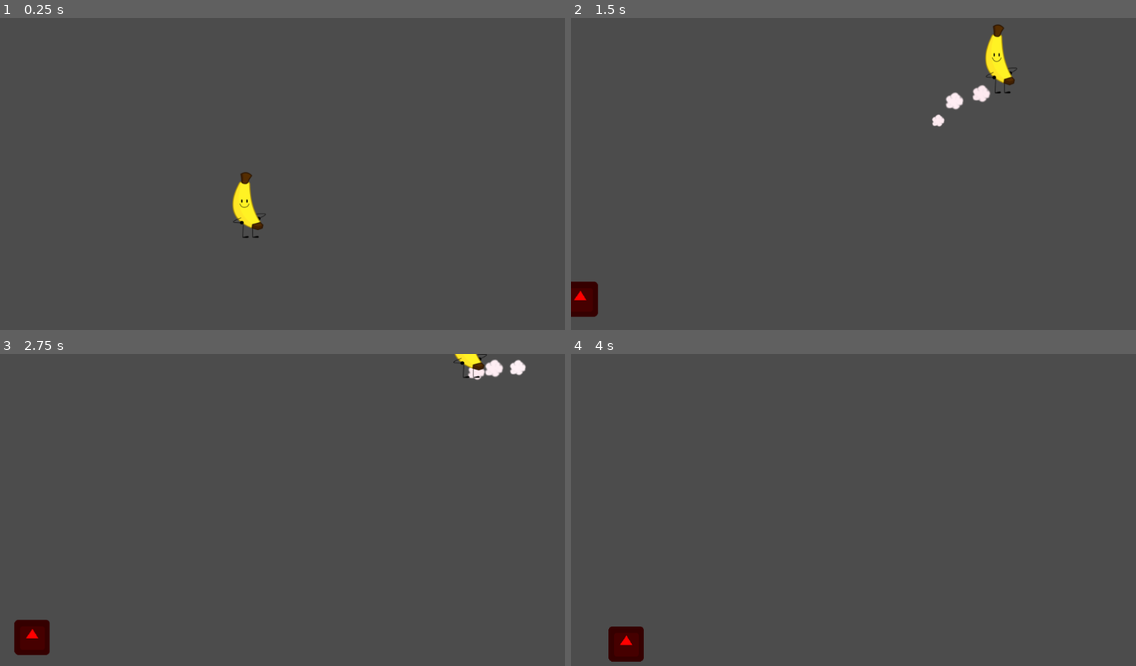
Above: before the commit, frames 1-4 (two rows, left to right).
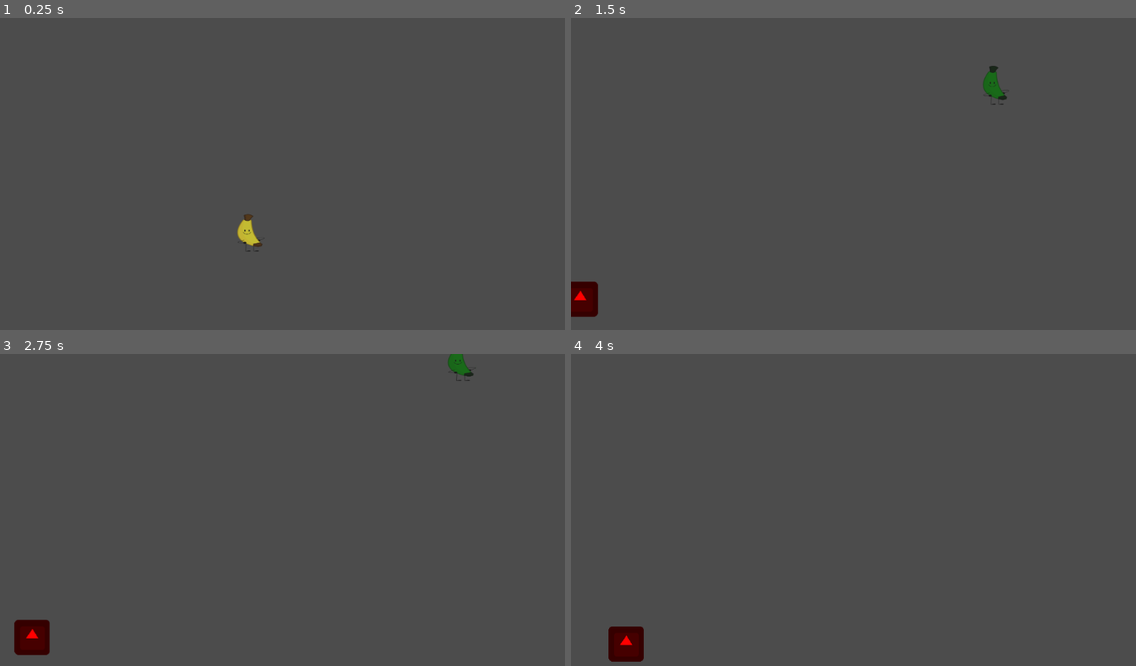
Above: after the commit, the same moments.

Repository: patan3/banana
Game: Godot game, scene res://Template1_2dCharacter/src/Playground_pierre.tscn
Two runs of this game, one before a commit and one after it. Both use one fixed random seed, a clock stepped at 60 frames per second and the inputs below. The project has no main scene, so this scene is started directly. The engine's default icon, where the game draws it, is replaced by a stand-in: a white triangle on a blue panel in a dark square.
Inputs (mouse positions are in pixels of both pictures, inside the frame that each line leads up to):
- Up to frame 1 (0.25 s): no input
- Up to frame 2 (1.5 s): move the mouse to (977, 167) at 0.52 s; hold W (up) 0.53-1.28 s; hold D (right) from 0.53 s (still down); move the mouse to (740, 198) at 1.27 s; tap Space (slide) at 1.35 s
- Up to frame 3 (2.75 s): tap W (up) at 1.52, 1.55, 1.82 s; move the mouse to (339, 447) at 2.02 s; release D (right) at 2.03 s; hold A (left) from 2.03 s (still down); hold W (up) from 2.03 s (still down)
- Up to frame 4 (4 s): move the mouse to (825, 584) at 2.77 s; release A (left) at 2.78 s; release W (up) at 2.78 s; hold D (right) from 2.78 s (still down); tap Space (slide) at 2.85 s; tap W (up) at 3.02, 3.05, 3.32 s; move the mouse to (1023, 569) at 3.52 s; hold W (up) from 3.53 s (still down)

The runs differ from the first frame. In frame 1, 0.8% of the frame differs, in the area x 41-47%, y 49-75%; in frame 2, 1.1%, in the area x 63-79%, y 2-35%; in frame 3, 0.7%; in frame 4, nothing differs.
Error before the commit: Parse Error: The identifier "enemy_collected" isn't declared in the current scope. (res://Template1_2dCharacter/src/Player/EnemyDetector.gd:17)

Commit message:
polish fgeel

Diff:
--- a/Template1_2dCharacter/src/Enemy/EnemyManager.gd
+++ b/Template1_2dCharacter/src/Enemy/EnemyManager.gd
@@ -1,15 +1,26 @@
 extends Node2D
 
-export var spawnInterval = 1.0
+export var startSpawnInterval = 1.0
+export var difficultyIncreaseTimer = 5.0
+export var difficultyIncreaseStep = 1.1
+export var minSpawnInterval = 1.0
 
 var enemy = preload("res://Template1_2dCharacter/src/Enemy/Enemy.tscn")
 
 onready var timer = get_node("Timer")
 
+var time_elapsed : float = 0.0
+
 enum SIDE {TOP, RIGHT, LEFT, BOTTOM}
 
+func _physics_process(delta):
+	time_elapsed += delta
+	if time_elapsed > difficultyIncreaseTimer && timer.wait_time > minSpawnInterval:
+		timer.wait_time /= difficultyIncreaseStep
+		time_elapsed = 0.0
+
 func _ready():
-	timer.wait_time = spawnInterval
+	timer.wait_time = startSpawnInterval
 	timer.connect("timeout", self, "spawn")
 
 func generate_position():
--- a/Template1_2dCharacter/src/Player/EnemyDetector.gd
+++ b/Template1_2dCharacter/src/Player/EnemyDetector.gd
@@ -14,7 +14,7 @@
 
 func _on_EnemyDetector_body_entered(body: Node):
 	if body.is_in_group("enemies"):
-		enemy_collected.append(body)
+		collected_enemies.append(body)
 		emit_signal("enemy_collected")
 		body.kill()
 
--- a/Template1_2dCharacter/src/Player/Player.tscn
+++ b/Template1_2dCharacter/src/Player/Player.tscn
@@ -21,10 +21,14 @@
 script = ExtResource( 1 )
 
 [node name="CollisionShape2D" type="CollisionShape2D" parent="."]
-position = Vector2( 0, -20 )
+position = Vector2( 0, -1 )
 shape = SubResource( 1 )
 
 [node name="Skin" parent="." instance=ExtResource( 4 )]
+scale = Vector2( 0.817, 0.566 )
+
+[node name="banana" parent="Skin" index="2"]
+position = Vector2( 4, 38.3845 )
 
 [node name="StateMachine" type="Node" parent="."]
 script = ExtResource( 5 )
@@ -53,7 +57,7 @@
 one_shot = true
 
 [node name="CooldownTimer" type="Timer" parent="StateMachine/Move/Slide"]
-wait_time = 3.0
+wait_time = 1.5
 one_shot = true
 
 [node name="Air" type="Node" parent="StateMachine/Move"]
@@ -74,5 +78,6 @@
 script = ExtResource( 13 )
 
 [node name="EnemyDetector" parent="." instance=ExtResource( 3 )]
+position = Vector2( -1, -1 )
 
 [editable path="Skin"]
--- a/Template1_2dCharacter/src/Player/Skin.gd
+++ b/Template1_2dCharacter/src/Player/Skin.gd
@@ -6,8 +6,8 @@
 
 signal animation_finished(name)
 
+onready var sprite: Sprite = $banana
 onready var anim: AnimationPlayer = $AnimationPlayer
-
 
 
 func _ready() -> void:
--- a/Template1_2dCharacter/src/Player/Skin.tscn
+++ b/Template1_2dCharacter/src/Player/Skin.tscn
@@ -13,7 +13,7 @@
 tracks/0/imported = false
 tracks/0/enabled = true
 tracks/0/keys = {
-"times": PoolRealArray( 0 ),
+"times": PoolRealArray( 0.001 ),
 "transitions": PoolRealArray( 1 ),
 "update": 0,
 "values": [ Vector2( 1, 1 ) ]
@@ -221,6 +221,8 @@
 }
 
 [node name="Skin" type="Position2D"]
+modulate = Color( 1, 1, 1, 0.666667 )
+scale = Vector2( 0.5277, 0.5277 )
 script = ExtResource( 1 )
 
 [node name="AnimationPlayer" type="AnimationPlayer" parent="."]
--- a/Template1_2dCharacter/src/Player/States/Idle.gd
+++ b/Template1_2dCharacter/src/Player/States/Idle.gd
@@ -3,7 +3,6 @@
 
 
 onready var jump_delay: Timer = $JumpDelay
-
 
 func _get_configuration_warning() -> String:
 	return "" if $JumpDelay else "%s requires a Timer child named JumpDelay" % name
--- a/Template1_2dCharacter/src/Player/States/Move.gd
+++ b/Template1_2dCharacter/src/Player/States/Move.gd
@@ -17,18 +17,24 @@
 var friction = friction_default
 var momentum_friction = momentum_friction_default
 
+
 func _ready():
 	owner.get_node("EnemyDetector").connect("enemy_collected", self, "_on_EnemyDetector_enemy_collected")
 	momentum_timer.connect("timeout", self, "_on_MomentumTimer_timeout")
+	cooldown_timer.connect("timeout", self, "_on_CooldownTimer_timeout")
+
 
 func unhandled_input(event: InputEvent) -> void:
 	if event.is_action_pressed("slide") and cooldown_timer.is_stopped():
 		_state_machine.transition_to("Move/Slide")
 		print("Going to slide state")
+	elif !cooldown_timer.is_stopped():
+		owner.skin.sprite.set_modulate(Color(0.0, 0.5, 0.0, 1.0))
 #	if owner.is_on_floor() and event.is_action_pressed("jump"):
 #		_state_machine.transition_to("Move/Air", { impulse = jump_impulse })
 #	if event.is_action_pressed('toggle_debug_move'):
 #		_state_machine.transition_to('Debug')
+
 
 func physics_process(_delta: float) -> void:
 	# Once again, we call `Input.get_action_strength()` to support analog movement.
@@ -64,14 +70,19 @@
 #	$Air.disconnect("jumped", $Idle.jump_delay, "start")
 
 
-
 func _on_EnemyDetector_enemy_collected():
 	friction = momentum_friction
 	momentum_timer.start()
 
 
+
 func _on_MomentumTimer_timeout():
 	friction = friction_default
+
+
+func _on_CooldownTimer_timeout():
+	owner.skin.sprite.set_modulate(Color(1.0, 1.0, 1.0, 1.0))
+
 
 static func calculate_velocity(
 		old_velocity: Vector2,
--- a/Template1_2dCharacter/src/Playground_pierre.tscn
+++ b/Template1_2dCharacter/src/Playground_pierre.tscn
@@ -1,9 +1,13 @@
-[gd_scene load_steps=8 format=2]
+[gd_scene load_steps=9 format=2]
 
 [ext_resource path="res://Template1_2dCharacter/src/Player/Player.tscn" type="PackedScene" id=1]
 [ext_resource path="res://Template1_2dCharacter/src/Enemy/EnemyManager.tscn" type="PackedScene" id=2]
 [ext_resource path="res://Template1_2dCharacter/src/Juice/WalkSmoke.gd" type="Script" id=3]
 [ext_resource path="res://assets/vfx/Smoke.png" type="Texture" id=4]
+
+[sub_resource type="PhysicsMaterial" id=4]
+friction = 0.0
+bounce = 1.0
 
 [sub_resource type="RectangleShape2D" id=1]
 extents = Vector2( 519.5, 10 )
@@ -17,9 +21,11 @@
 [node name="Playground_pierre" type="Node2D"]
 
 [node name="EnemyManager" parent="." instance=ExtResource( 2 )]
-spawnInterval = 5.0
+startSpawnInterval = 5.0
+difficultyIncreaseTimer = 10.0
 
 [node name="StaticBody2D" type="StaticBody2D" parent="."]
+physics_material_override = SubResource( 4 )
 
 [node name="CollisionShape2D" type="CollisionShape2D" parent="StaticBody2D"]
 position = Vector2( 509.5, 0 )
@@ -33,6 +39,7 @@
 position = Vector2( 451, 407 )
 
 [node name="WalkSmoke" type="CPUParticles2D" parent="Player"]
+visible = false
 position = Vector2( -1, -14 )
 z_index = -1
 amount = 3
